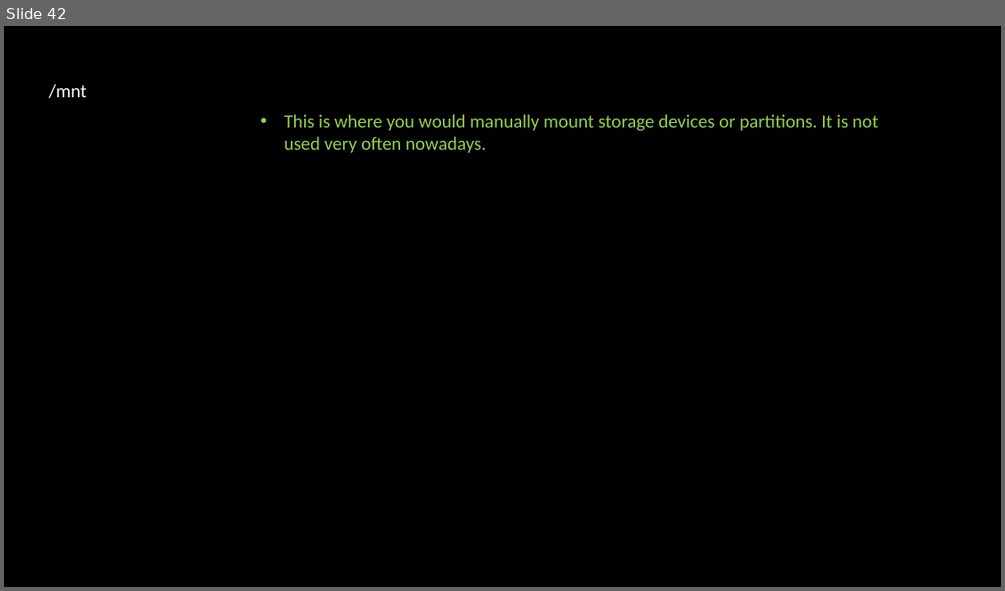
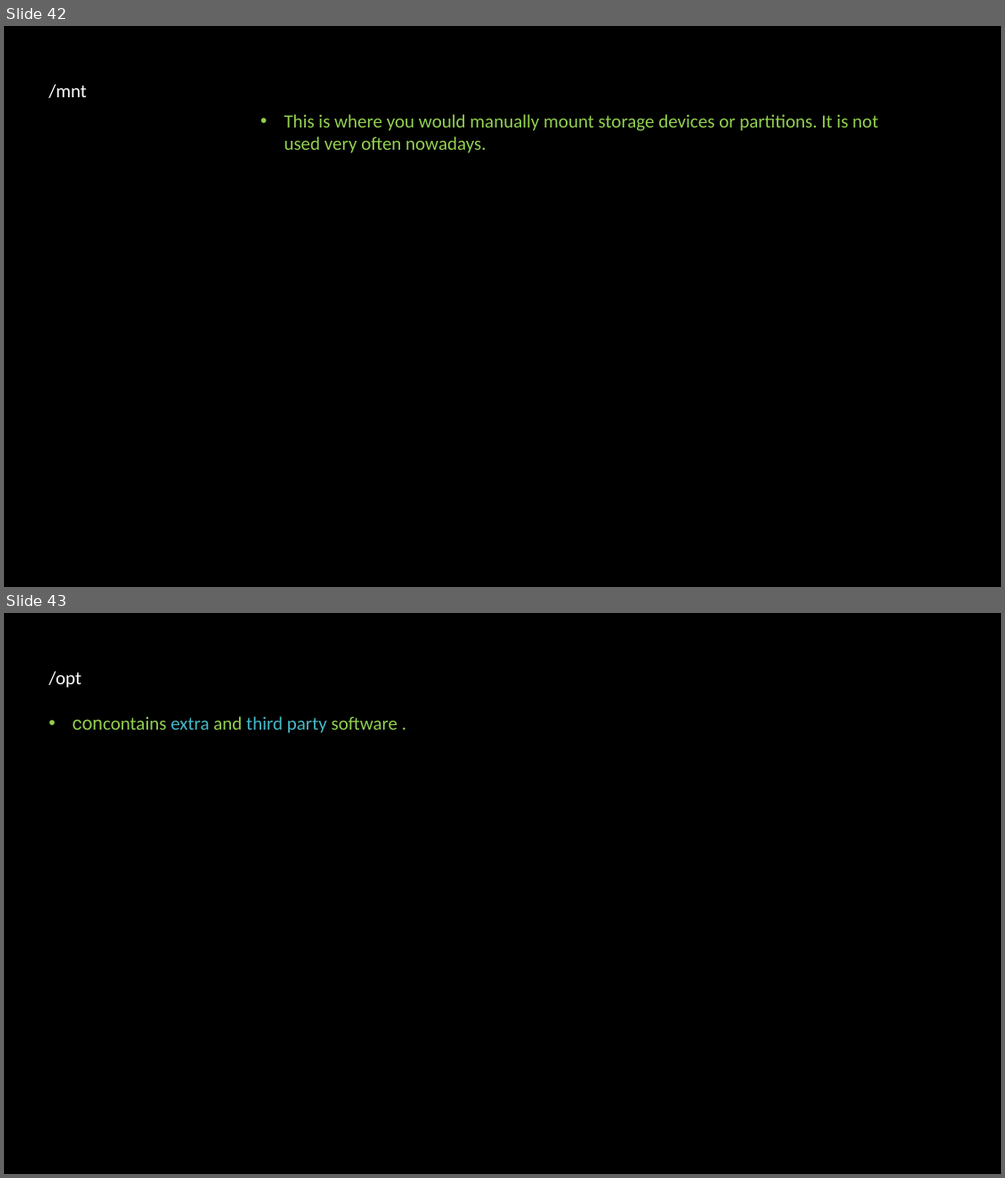
Before and after one commit to linuxfestival/introduction-to-linux-resources, a slide deck: PowerPoint/amirkabir_linux_festival.pptx. Shown one above the other, each under a label of ours: slide 42 before the commit, slides 42 and 43 after it. The pictures are 1005x591 and 1005x1178 pixels, drawn with LibreOffice and Linux fonts; fonts in the diff are those of the drawing. Boxes give left, top, right and bottom in pixels: in the first picture for what was removed or moved away, otherwise in the second. Text is boxed around its words. In the diff, an @@ line names an element or a change of style, - is before the commit and + after.

```diff
--- a/PowerPoint/amirkabir_linux_festival.pptx
+++ b/PowerPoint/amirkabir_linux_festival.pptx
@@ slide 43 added at (4,613,1001,1174), background #000000 @@
@@ text added at (48,671,81,688), 18 pt, text #FFFFFF @@
+/opt
@@ text added at (73,716,397,733), 18 pt, text #92D050 @@
+• concontains extra and third party software .
```
Also in this commit, not shown: 1 slide changed, 1 other slide added.
